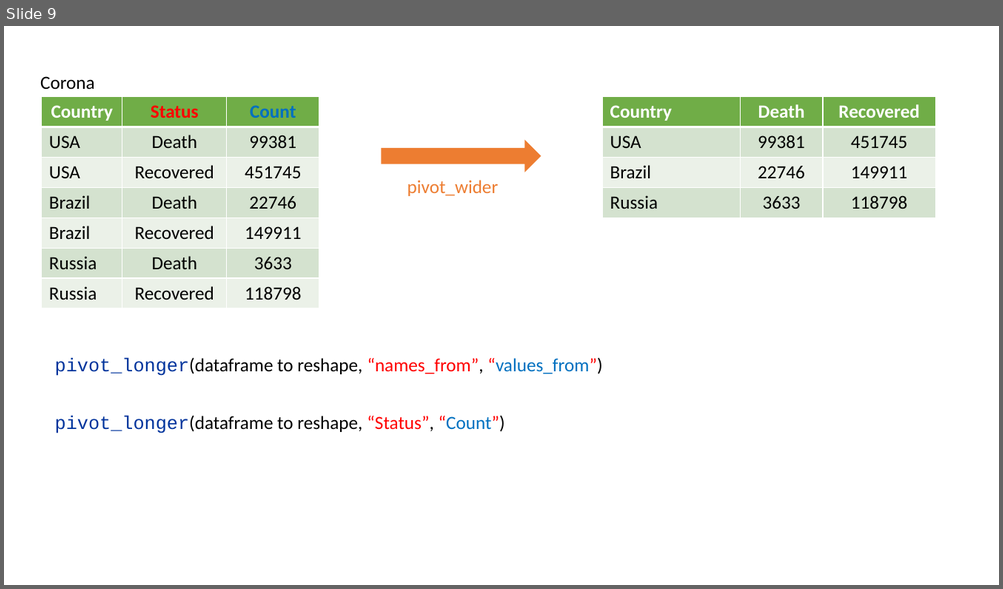
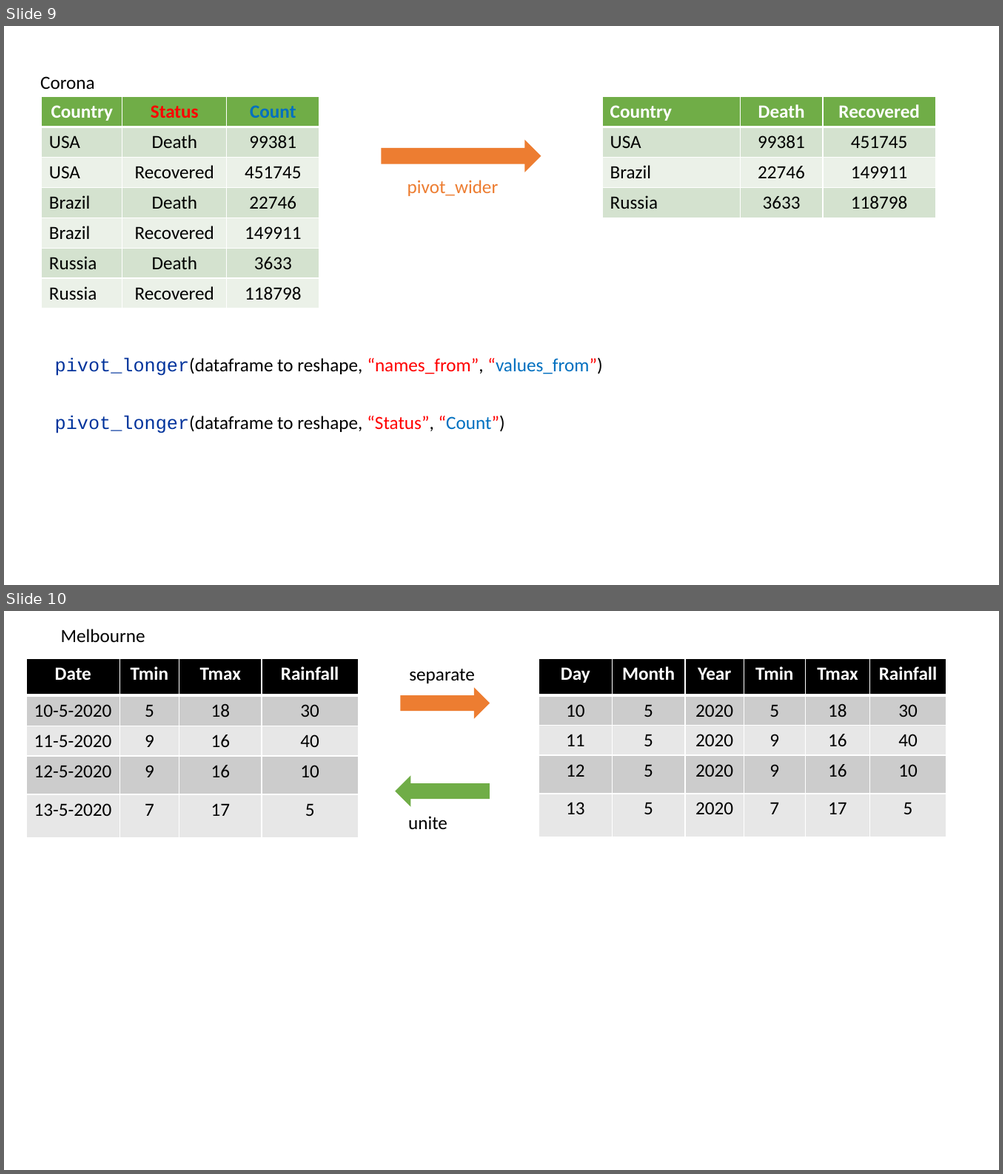
Before and after one commit to statisticsmart/Rprogramming, a slide deck: static/slides/tidyr.pptx. Shown one above the other, each under a label of ours: slide 9 before the commit, slides 9 and 10 after it. The pictures are 1003x589 and 1003x1174 pixels, drawn with LibreOffice and Linux fonts; fonts in the diff are those of the drawing. Boxes give left, top, right and bottom in pixels: in the first picture for what was removed or moved away, otherwise in the second. Text is boxed around its words. In the diff, an @@ line names an element or a change of style, - is before the commit and + after.

Commit message:
add tidyr slides

```diff
--- a/static/slides/tidyr.pptx
+++ b/static/slides/tidyr.pptx
@@ slide 10 added at [4,611,999,1170], background #FFFFFF @@
@@ text added at [61,629,145,642], 18 pt, text #000000 @@
+Melbourne
@@ table added at [26,659,358,837], 5 rows, 4 columns @@
+Date | Tmin | Tmax | Rainfall
+10-5-2020 | 5 | 18 | 30
+11-5-2020 | 9 | 16 | 40
+12-5-2020 | 9 | 16 | 10
+13-5-2020 | 7 | 17 | 5
@@ text added at [409,669,474,684], 18 pt, text #000000 @@
+separate
@@ table added at [539,659,946,837], 5 rows, 6 columns @@
+Day | Month | Year | Tmin | Tmax | Rainfall
+10 | 5 | 2020 | 5 | 18 | 30
+11 | 5 | 2020 | 9 | 16 | 40
+12 | 5 | 2020 | 9 | 16 | 10
+13 | 5 | 2020 | 7 | 17 | 5
@@ right arrow added at [401,689,489,718], fill #ED7D31, outline #ED7D31 1 pt @@
@@ left arrow added at [395,777,489,806], fill #70AD47, outline #70AD47 1 pt @@
@@ text added at [408,816,447,830], 18 pt, text #000000 @@
+unite
```
Also in this commit, not shown: 2 other files.
